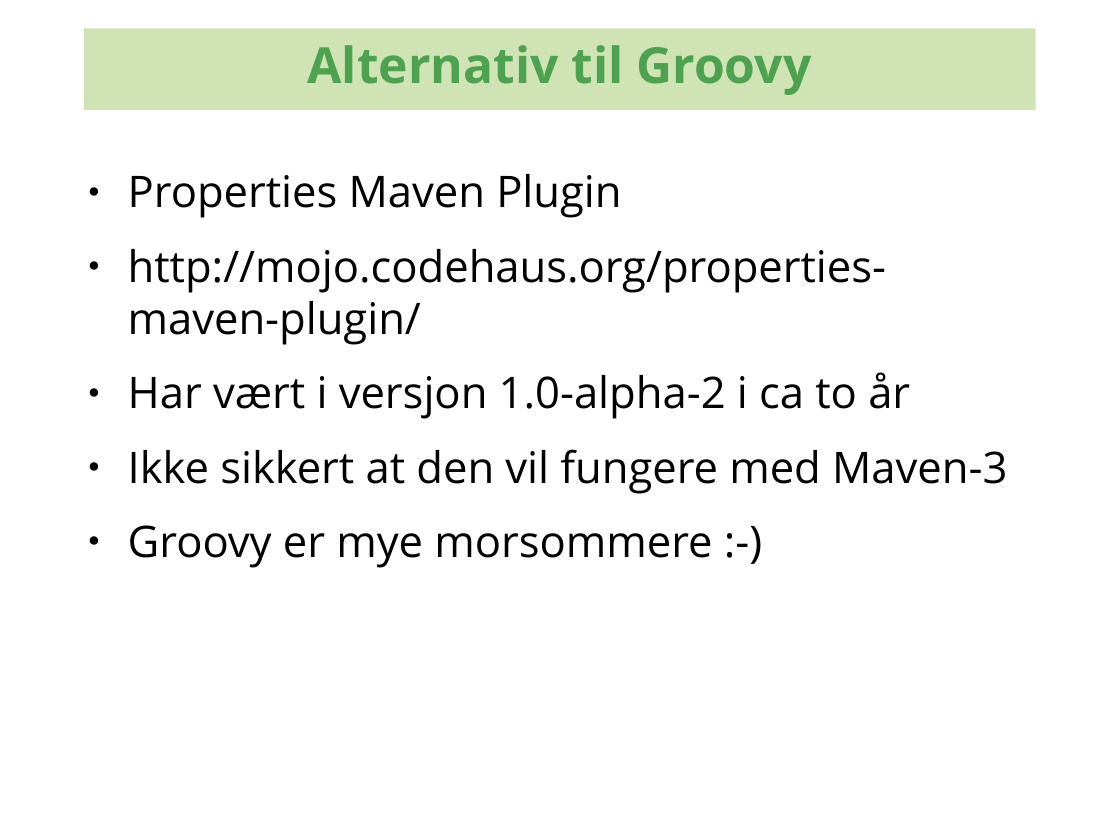
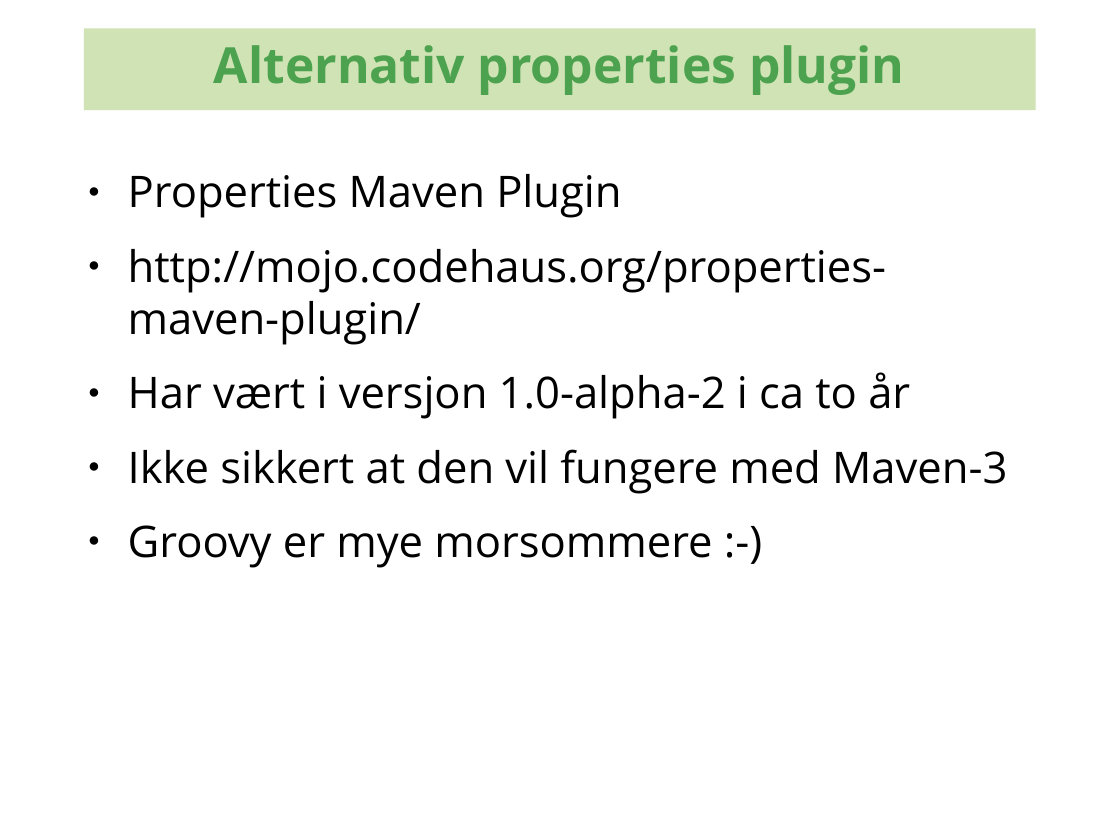
Before and after one commit to kenglxn/seam-maven-refimpl, a slide deck: slide 28 of sandbox/loo/gmaven-lynforedrag/gmaven-lynforedrag.odp. Drawn at 1120x840 pixels with LibreOffice and Linux fonts; fonts in the diff are those of the drawing; background and template pictures are left out. Boxes give left, top, right and bottom in pixels: in the first picture for what was removed or moved away, otherwise in the second. Text is boxed around its words. In the diff, an @@ line names an element or a change of style, - is before the commit and + after.

```diff
--- a/sandbox/loo/gmaven-lynforedrag/gmaven-lynforedrag.odp
+++ b/sandbox/loo/gmaven-lynforedrag/gmaven-lynforedrag.odp
@@ text in rectangle at [214,45,904,95]: text changed @@
-Alternativ til Groovy
+Alternativ properties plugin
```
Also in this commit, not shown: 7 other slides changed.
